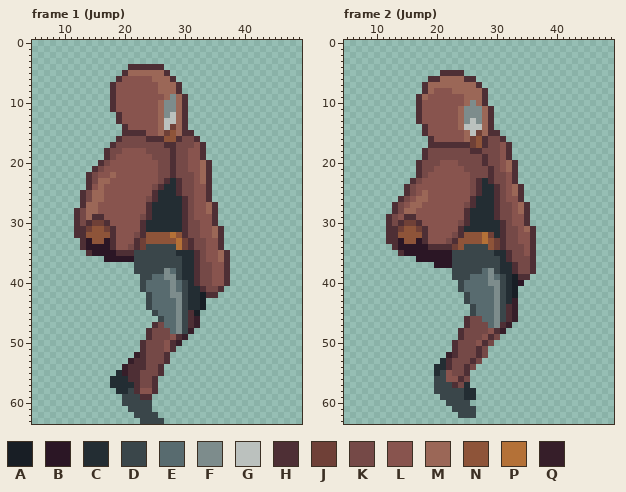
A pixel-art file gets an edit: Biogenesis_SNZA/Assets/Sprites/Liora/Liora_Jump.aseprite. The picture above was drawn from the file before the commit.
64x64 pixels, 14 frames. Shown: frame 1 (Jump): x 5..49, y 0..63; frame 2 (Jump): x 5..49, y 0..63. The commit also changed other frames, which this record leaves out.
Palette (. is transparent): A #181e25  B #2b1625  C #232d33  D #3a464a  E #586b6f  F #7d8c8c  G #bbc1be  H #4e2f35  J #6f4037  K #754947  L #88544e  M #9b6757  N #8e5439  P #b47137  Q #361e29
Pixels before, frame 1 (Jump) (only the part around the change), first column x 9:
 0 .........................................
 1 .........................................
 2 .........................................
 3 .........................................
 4 ............HHHHHH.......................
 5 ...........HMMMMMMH......................
 6 ..........HLLLLLMMMH.....................
 7 .........HLLLLLLLMMMH....................
 8 .........HLLLLLLLMMMH....................
 9 .........HLLLLLLLLMFMH...................
10 .........HLLLLLLLMFFMH...................
11 .........HLLLLLLLMFFMH...................
12 ..........HLLLLLLMFGMH...................
13 ..........HLLLLLLMGGMH...................
14 ...........HLLLLLMGJMH...................
15 ...........HHHHLLMJNMHH..................
16 ..........HKKKKHHHNNHKKH.................
17 .........HKKKKKKKKHHKKKLH................
18 ........HKKLLLLKKKKHKKLLH................
19 ........HKLLLLLLKKKHKKLLH................
20 .......HKLLLLLLLLKKHKKLLMH...............
21 ......HKLLLLLLLLLKKHKKLLMH...............
22 .....HKLLMLLLLLLLKKHKKKLMH...............
23 .....HKMMLLLLLLLLKHCHKKLMH...............
24 .....HLMLLLLLLLLKHCCHKKLLH...............
25 ....HKMMLLLLLLLLHCCCHKKLLH...............
26 ....HKMMLLLLLLLKHCCCCHKLLH...............
27 ....HMMLLLLLLLLHCCCCCHKLLMH..............
28 ...HKMMLLLLLLLLHCCCCCHKLLMH..............
29 ...HKMHHLLLLLLKHCCCCCHKLLLH..............
30 ...HKHJJHLLLLLHCCCCCCHKKLLH..............
31 ...HHJNNJHLLLLHCCCCCCHKKLLMH.............
32 ...HHNNNNHLLLKHNNNNPNHKKLLMH.............
33 ....HBNNBHLLLHJNNNNNPJHKKLLH.............
34 ....HBBBBHLLKHJDDDDDPJHKKLLH.............
35 .....HBBBBHHHDDDDDDDCCCHKLLMH............
36 ........BBBBBDDDDDDDDCCHKLLMH............
37 .............DDDDDDDDCCHKKLLH............
38 .............DDDDDFEDCCHKKLLH............
39 ..............DDEEFFDCCHKKLLH............
40 ..............DEEEEFEDCHKKLLH............
41 ..............DEEEEFEDCCHKKH.............
42 ...............DEEEFFDCCAHH..............
43 ...............DEEEEFDCCA................
44 ...............DEEEEFDCCA................
45 ................DEEEFDHA.................
46 .................DEEFDHQ.................
47 ................HKEEFDHQ.................
48 ...............HKKKEFDQ..................
49 ...............HKKKLHQ...................
50 ..............HKKKLHQ....................
51 ..............HKKKLH.....................
52 .............QHKKKH......................
53 ............QHHKKKH......................
54 ...........QHHHKKH.......................
55 ..........CQHHKKKH.......................
56 .........CCCHHKKH........................
57 .........CCCCHKKH........................
58 ..........CCDHLLH........................
59 ...........DDDHH.........................
60 ...........DDDDD.........................
61 ............DDDD.........................
62 .............DDDD........................
63 ..............DDDD.......................
Pixels before, frame 2 (Jump) (only the part around the change), first column x 11:
 4 ..............................
 5 ..........HHHH................
 6 ........HHMMMMHH..............
 7 .......HMMMMMMMMH.............
 8 .......HMLLLMMMMMH............
 9 ......HMLLLLLLMMMH............
10 ......HLLLLLLLMFMH............
11 ......HLLLLLLMFFFMH...........
12 ......HLLLLLLMFFFMH...........
13 ......HLLLLLLMFGFMH...........
14 .......HLLLLLMGGGMH...........
15 .......HLLLLLLMGJMHH..........
16 ........HLLLLLMJNHKKH.........
17 ........HHHHHHHJNHKKLH........
18 .......HKKKKKKKHHKKKLH........
19 .......HKKKKKKKKKHKKLH........
20 ......HKKKLLLKKKKHKKLMH.......
21 ......HKKLLLLLKKKKHKLMH.......
22 ......HKLLLLLLLKKKHKKLH.......
23 .....HKLLLLLLLLKHCHKKLH.......
24 ....HKLLLLLLLLLKHCCHKLMH......
25 ....HKLMLLLLLLLKHCCHKLMH......
26 ...HKLMMLLLLLLLHCCCHKLLH......
27 ..HKLMMLLLLLLLKHCCCHKKLMH.....
28 ..HKMMLLLLLLLLHCCCCHKKLMH.....
29 .HKLHHLLLLLLLLHCCCCHKKLLH.....
30 .HKHJJHLLLLLLKHCCCCCHKLLH.....
31 .HHJNNJHLLLLLHCCCCCCHKKLMH....
32 .HHNNNNHLLLLKHNNNPJCHKKLLH....
33 .HHBNNBHLLLKHNNNNPNJHKKLLH....
34 ..HBBBBBHHHHJNDDDDNJHKKKLH....
35 ...HBBBBBBBBDDDDDDDCCHKKLH....
36 ......BBBBBBDDDDDDDDCHKKKH....
37 .........BBBDDDDDDDDCCHKKH....
38 ............DDDDDEFDCCHKKH....
39 ............DDDEEEFEDCAHH.....
40 .............DEEEEFFDCAB......
41 .............DEEEEEFDCA.......
42 ..............DEEEEFDCA.......
43 ..............DEEEEFDCQ.......
44 ...............DEEEFDHQ.......
45 ...............DEEEFDHQ.......
46 ..............HKKEEFDHQ.......
47 ..............HKKKEFHQ........
48 .............HKKKKLHQ.........
49 .............HKKKLHK..........
50 ............HKKKLHK...........
51 ............HKKKHK............
52 ...........QHKKKHK............
53 ..........CHKKKHK.............
54 .........CCHKKHK..............
55 .........CDLKKH...............
56 .........DDLLHK...............
57 .........DDDHKC...............
58 .........DDDDDCC..............
59 ..........DDDDCC..............
60 ...........DDDD...............
61 ............DDDD..............
62 .............DDD..............
63 ..............................
Once edited:
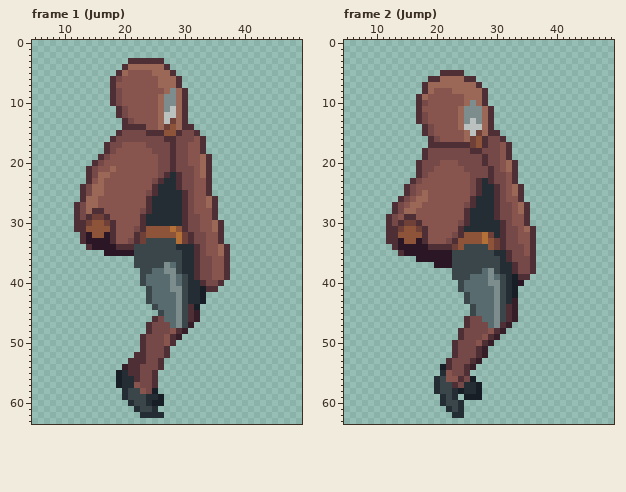
Change:
Frame 1 (Jump):
y 3: x 21..26 ...... -> HHHHHH
y 4: x 20..27 .HHHHHH. -> HMMMMMMH
y 5: x 19..24 .HMMMM -> HMLLLL; x 27..28 H. -> MH
y 6: x 18..19 .H -> HK; x 25 M -> L; x 28..29 H. -> MH
y 8: x 19 L -> K; x 26 M -> L; x 28..30 MH. -> FMH
y 9: x 19 L -> K; x 26..27 LM -> MF
y 10: x 19 L -> K
y 11: x 18..20 HLL -> .HK; x 28 F -> G
y 12: x 20 L -> K; x 27 F -> G
y 13: x 19..21 HLL -> .HK; x 28 G -> J
y 14: x 21..23 LLL -> HHH; x 27..28 GJ -> JN; x 31 . -> H
y 15: x 19..27 .HHHHLLMJ -> HKKKKHHHN; x 29..32 MHH. -> HKKH
y 16: x 18..19 .H -> HK; x 24..29 HHHNNH -> KKKHHK; x 32..33 H. -> LH
y 17: x 17..18 .H -> HK; x 20..23 KKKK -> LLLL; x 27 H -> K; x 31 K -> L
y 18: x 19 K -> L; x 24 K -> L
y 19: x 16..18 .HK -> HKL; x 25 K -> L; x 33..34 H. -> MH
y 20: x 15..17 .HK -> HKL
y 21: x 14..16 .HK -> HKL; x 18 L -> M; x 31 L -> K
y 22: x 16..18 LLM -> MML; x 27..29 KHK -> HCH
y 23: x 15 K -> L; x 17 M -> L; x 25..27 LKH -> KHC; x 33 M -> L
y 24: x 13..15 .HL -> HKM; x 25..26 KH -> HC
y 25: x 24 L -> K; x 29..30 HK -> CH
y 26: x 14 K -> M; x 16 M -> L; x 24..25 KH -> HC; x 34..35 H. -> MH
y 27: x 12..13 .H -> HK
y 28: x 15..16 ML -> HH; x 23 L -> K; x 34 M -> L
y 29: x 14..17 MHHL -> HJJH; x 23..24 KH -> HC; x 32 L -> K
y 30: x 13..18 KHJJHL -> HJNNJH; x 35..36 H. -> MH
y 31: x 14 J -> N; x 17 J -> N; x 22 L -> K; x 24..29 CCCCCC -> NNNNPN
y 32: x 12 H -> .; x 14 N -> B; x 17 N -> B; x 22..23 KH -> HJ; x 28..31 PNHK -> NPJH; x 33 L -> K; x 35 M -> L
y 33: x 15..16 NN -> BB; x 21 L -> K; x 24..28 NNNNN -> DDDDD
y 34: x 13..14 HB -> .H; x 18..23 HLLKHJ -> BHHHDD; x 29..32 PJHK -> CCCH; x 36..37 H. -> MH
y 35: x 14..16 HBB -> ...; x 19..21 HHH -> BBB; x 29 C -> D
y 36: x 17..21 BBBBB -> .....; x 34 L -> K; x 36 M -> L
y 37: x 27..28 DD -> FE
y 38: x 22 D -> .; x 25..26 DD -> EE; x 28 E -> F
y 39: x 24 D -> E; x 27 F -> E; x 29..30 DC -> ED
y 40: x 32..33 HK -> CH; x 35..37 LLH -> KH.
y 41: x 23..24 DE -> .D; x 29 E -> F; x 33..36 HKKH -> AHH.
y 42: x 28 F -> E; x 34..35 HH -> ..
y 44: x 24..25 DE -> .D; x 31..33 CCA -> HA.
y 45: x 25..26 DE -> .D; x 32 A -> Q
y 46: x 25..26 .D -> HK
y 47: x 24..25 .H -> HK; x 27 E -> K; x 31..32 HQ -> Q.
y 48: x 28..31 EFDQ -> LHQ.
y 49: x 23..24 .H -> HK; x 27..30 KLHQ -> LHQ.
y 50: x 29 Q -> .
y 51: x 27..28 LH -> H.
y 52: x 22 Q -> H
y 53: x 21 Q -> H; x 26..27 KH -> H.
y 54: x 23 H -> K
y 55: x 19..20 CQ -> AC; x 25..26 KH -> H.
y 56: x 18..19 CC -> .A; x 21 H -> C
y 57: x 18..19 CC -> .A; x 22 H -> L
y 58: x 19 C -> .; x 22 H -> D; x 24..25 LH -> KA
y 59: x 20 D -> C; x 23..26 HH.. -> DCCA
y 60: x 20..21 DD -> .C; x 24..26 D.. -> CAA
y 61: x 21..22 DD -> .C; x 25 . -> C
y 62: x 22..26 DDDD. -> .CCCC
y 63: x 23..26 DDDD -> ....
Frame 2 (Jump):
y 10: x 18 L -> K
y 12..13: x 18 L -> K
y 14..15: x 19 L -> K
y 16: x 20 L -> K
y 49: x 30 K -> Q
y 50: x 29 K -> Q
y 51: x 28 K -> Q
y 52: x 22 Q -> .; x 28 K -> Q
y 53: x 21 C -> .; x 27 K -> Q
y 54: x 20..21 CC -> .A; x 26 K -> Q
y 55: x 20..21 CD -> .C
y 56: x 20 D -> C; x 26 . -> A
y 57: x 20 D -> C; x 26..27 .. -> CA
y 58: x 20 D -> C; x 23..24 DD -> CA; x 27 . -> A
y 59: x 21 D -> C; x 23..27 DDCC. -> C.AAA
y 60: x 21 . -> C; x 24..25 DD -> C.
y 61: x 22 . -> C; x 24..26 DDD -> C..
y 62: x 23..26 .DDD -> CC..
